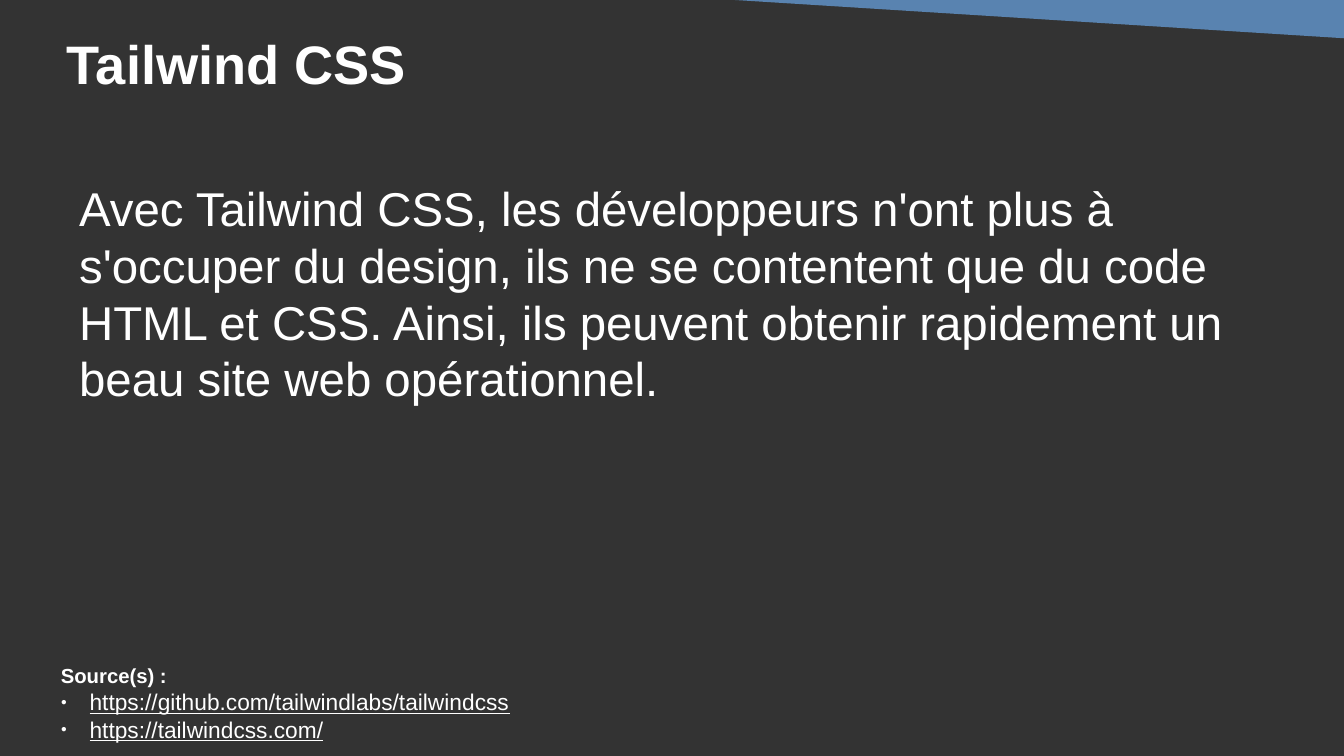
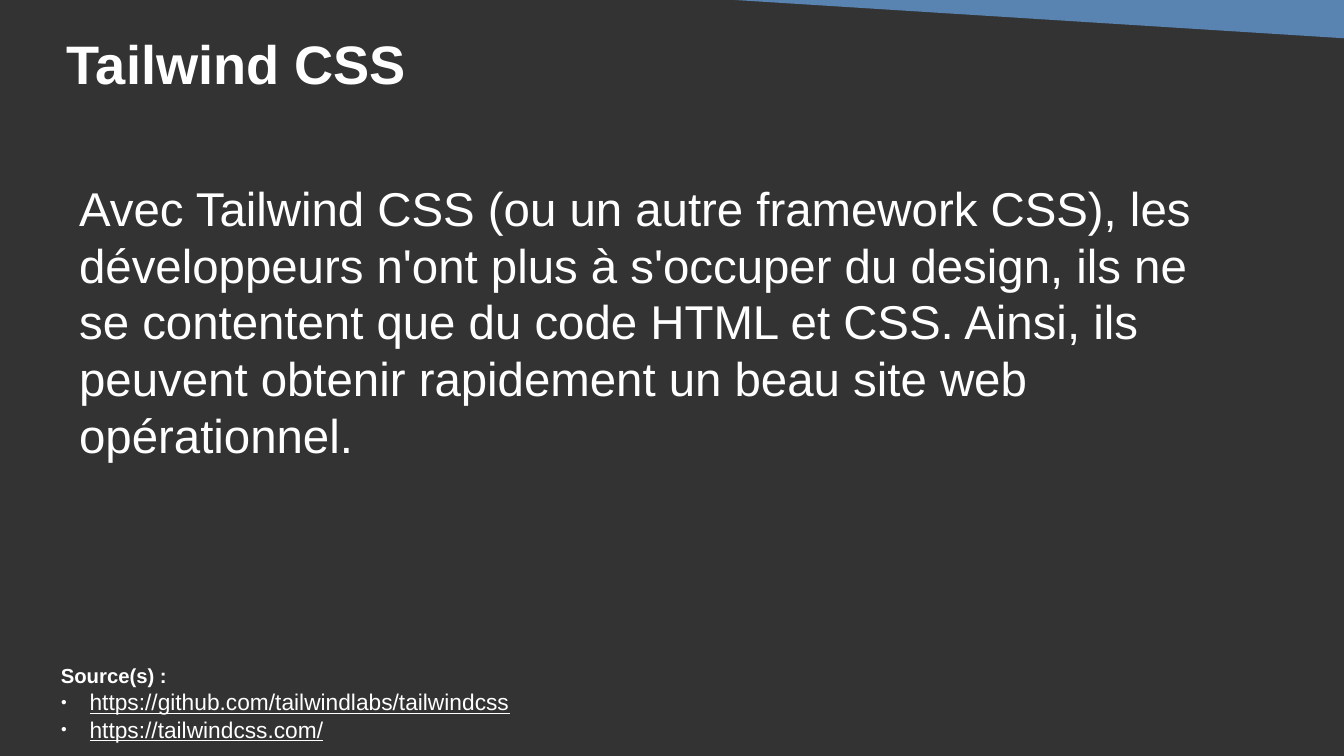
Before and after one commit to DanYellow/cours, a slide deck: slide 7 of integration-web-s2/travaux-pratiques/numero-5/presentation.odp. Drawn at 1344x756 pixels with LibreOffice and Linux fonts; fonts in the diff are those of the drawing. Boxes give left, top, right and bottom in pixels: in the first picture for what was removed or moved away, otherwise in the second. Text is boxed around its words. In the diff, an @@ line names an element or a change of style, - is before the commit and + after.

Commit message:
Add TP for tailwindcss

```diff
--- a/integration-web-s2/travaux-pratiques/numero-5/presentation.odp
+++ b/integration-web-s2/travaux-pratiques/numero-5/presentation.odp
@@ text at [79, 191, 1191, 463]: text changed @@
-Avec Tailwind CSS, les développeurs n'ont plus à s'occuper du design, ils ne se contentent que du code HTML et CSS. Ainsi, ils peuvent obtenir rapidement un beau site web opérationnel.
+Avec Tailwind CSS (ou un autre framework CSS), les développeurs n'ont plus à s'occuper du design, ils ne se contentent que du code HTML et CSS. Ainsi, ils peuvent obtenir rapidement un beau site web opérationnel.
```
Also in this commit, not shown: 2 other slides changed, 8 slides added, 59 slides removed, 16 other files.
